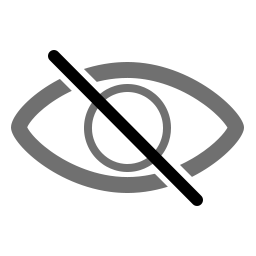
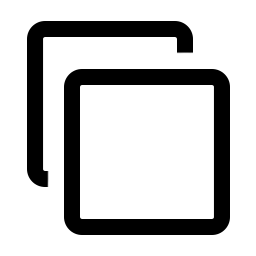
Layer changes from the first (256, 256) image to the second:
added group "duplicate.png" with 2 layers above "delete.png" over left=27, top=21, right=230, bottom=235
added layer "Rounded Rectangle 5 copy" in group "duplicate.png" over left=27, top=21, right=193, bottom=187
added layer "Rounded Rectangle 5" in group "duplicate.png" over left=64, top=69, right=230, bottom=235
hid group "invisible.png" (4 layers) over left=11, top=50, right=244, bottom=206
